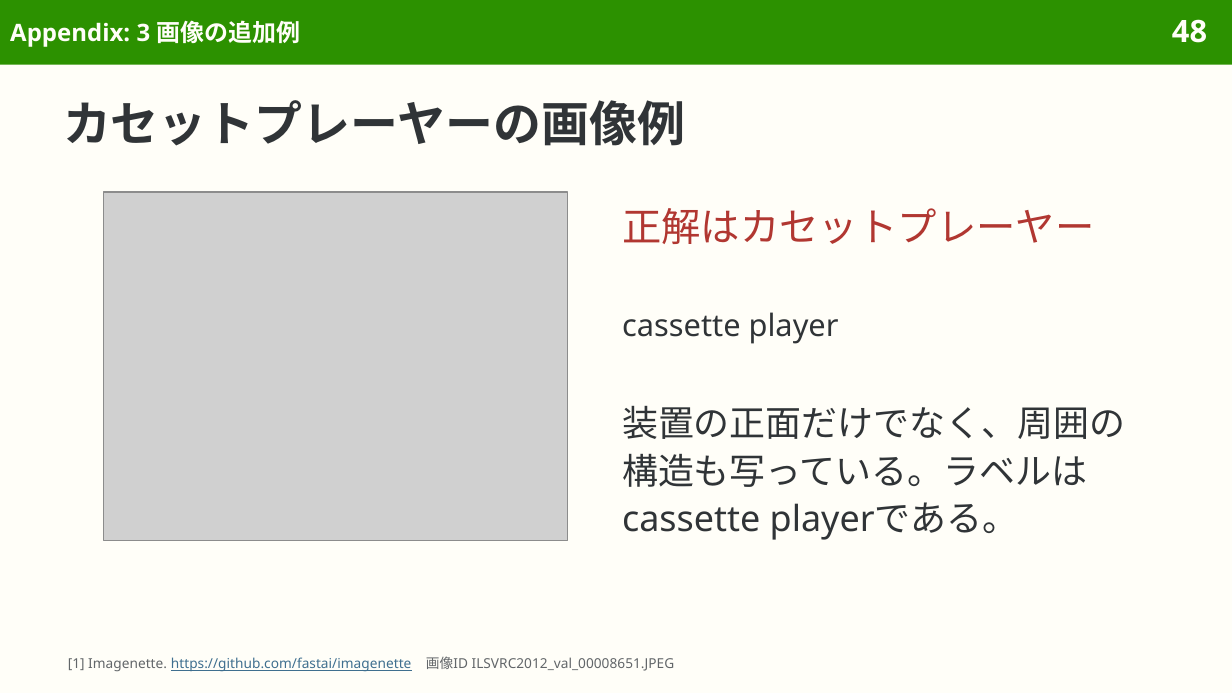
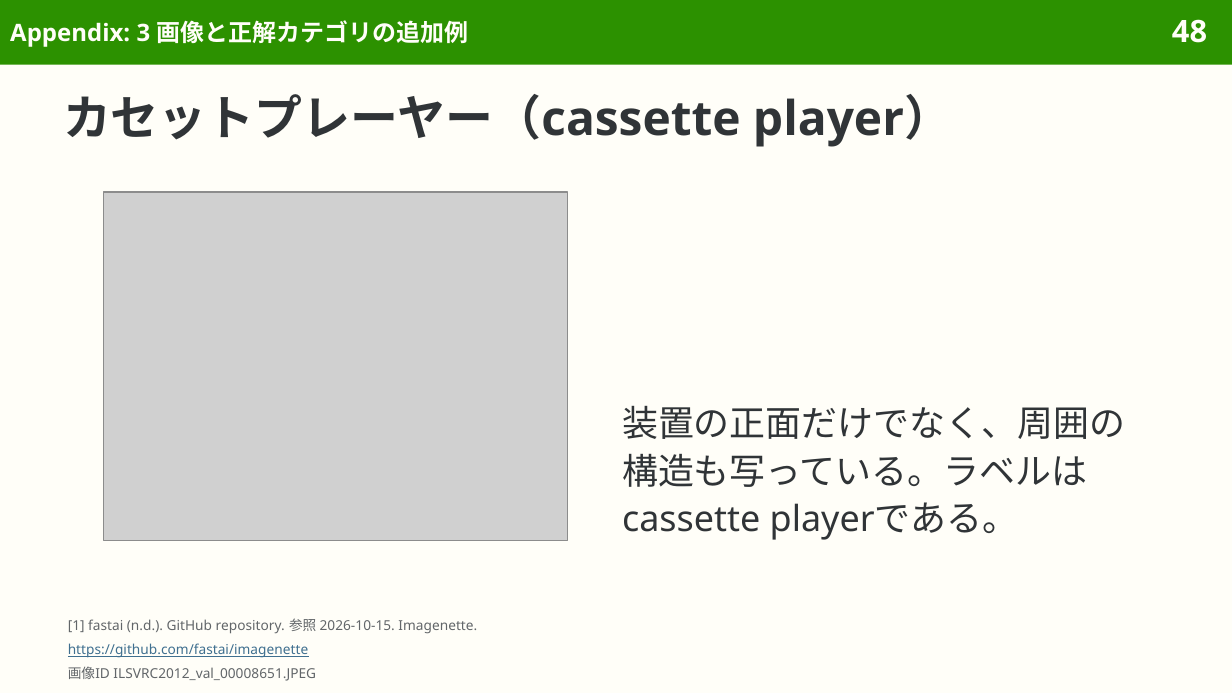
Before and after one commit to sasakiy84/datasets-in-10-minutes, a slide deck: slide 48 of slides/datasets-in-10-minutes-imagenet.pptx. Drawn at 1232x693 pixels with LibreOffice and Linux fonts; fonts in the diff are those of the drawing; grey boxes stand for pictures. Boxes give left, top, right and bottom in pixels: in the first picture for what was removed or moved away, otherwise in the second. Text is boxed around its words. In the diff, an @@ line names an element or a change of style, - is before the commit and + after.

```diff
--- a/slides/datasets-in-10-minutes-imagenet.pptx
+++ b/slides/datasets-in-10-minutes-imagenet.pptx
@@ title at bbox=[10, 20, 469, 47]: text changed @@
-Appendix: 3 画像の追加例
+Appendix: 3 画像と正解カテゴリの追加例
@@ title at bbox=[63, 94, 952, 147]: text changed @@
-カセットプレーヤーの画像例
+カセットプレーヤー（cassette player）
@@ text removed at bbox=[622, 208, 1094, 244] @@
-正解はカセットプレーヤー
@@ text removed at bbox=[622, 312, 839, 344] @@
-cassette player
@@ text added at bbox=[68, 618, 477, 634], 8 pt, text #626669 @@
+[1] fastai (n.d.). GitHub repository. 参照 2026-10-15. Imagenette.
@@ text added at bbox=[68, 643, 308, 658], 8 pt, text #3F6F8F, underline @@
+https://github.com/fastai/imagenette
@@ text at bbox=[68, 667, 316, 681]: text changed @@
-[1] Imagenette. https://github.com/fastai/imagenette 画像ID ILSVRC2012_val_00008651.JPEG
+画像ID ILSVRC2012_val_00008651.JPEG
```
Also in this commit, not shown: 73 other slides changed, 14 other files.
